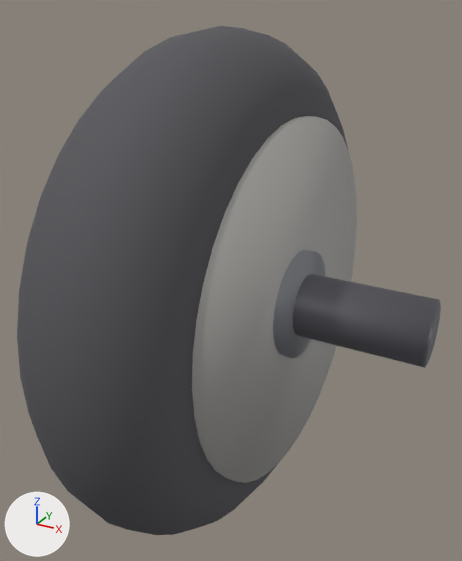
Two versions of the glTF model models/wheel_light.glb, one commit apart.
Rendered twice from a 50 mm lens placed at (0.407, -0.714, 0.369), pointed at (0.009, 0.009, 0.007). Lighting does not change. The marker at lower left points along +X, +Y and +Z. The older version comes first. Vertices at exactly the same position are counted once.

Names of what the first picture shows: 'wheel'.
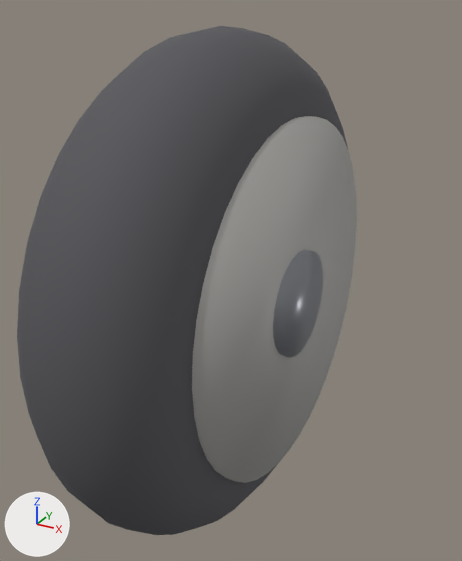
Boxes [x1, y1, x2, y2] around the edits, measured in the pictures (462 x 561 px; the box of a moved part takes in the faces that stretch with it):
```json
{"object": "wheel", "change": "reshaped", "before": [17, 26, 441, 535], "after": [17, 26, 357, 535], "on screen": "20% narrower"}
{"part": 1, "of": "me_torus", "change": "moved or reshaped", "before": [273, 250, 326, 358], "after": [273, 250, 323, 358]}
{"part": 2, "of": "me_torus", "change": "moved or reshaped", "before": [293, 274, 441, 368], "on screen": "not visible afterwards"}
```

The change, as JSON lines over the scene's bpy script:
```json
{"block": "me_torus", "where": "# used by ob_wheel; location = (0.0, 0.0, 0.0)"}
{"op": "remove", "block": "me_torus", "code": "me_torus.from_pydata(...)  # 880 vertices, 1744 faces; spans x -0.29..0.29, y -0.34..0.34, z -0.34..0.34"}
{"op": "add", "block": "me_torus", "code": "me_torus.from_pydata(...)  # 880 vertices, 1744 faces; spans x -0.122..0.122, y -0.34..0.34, z -0.34..0.34"}
{"block": "me_torus", "change": "me_torus part 1: the loose piece of 48 vertices spanning x -0.126..0.126, y -0.072..0.072, z -0.072..0.072 is scaled about its middle by (0.971, 1, 1)"}
{"block": "me_torus", "change": "me_torus part 2: the loose piece of 32 vertices spanning x -0.29..0.29, y -0.042..0.042, z -0.042..0.042 is scaled about its middle by (0.356, 1.19, 1.19)"}
```
